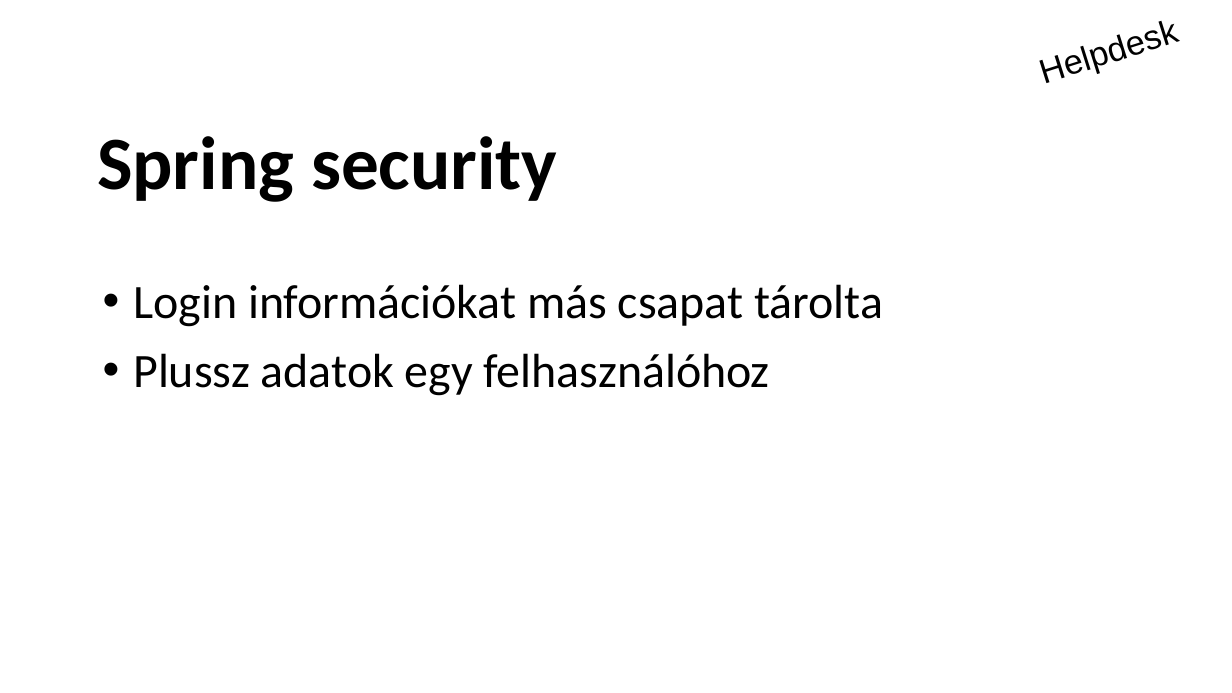
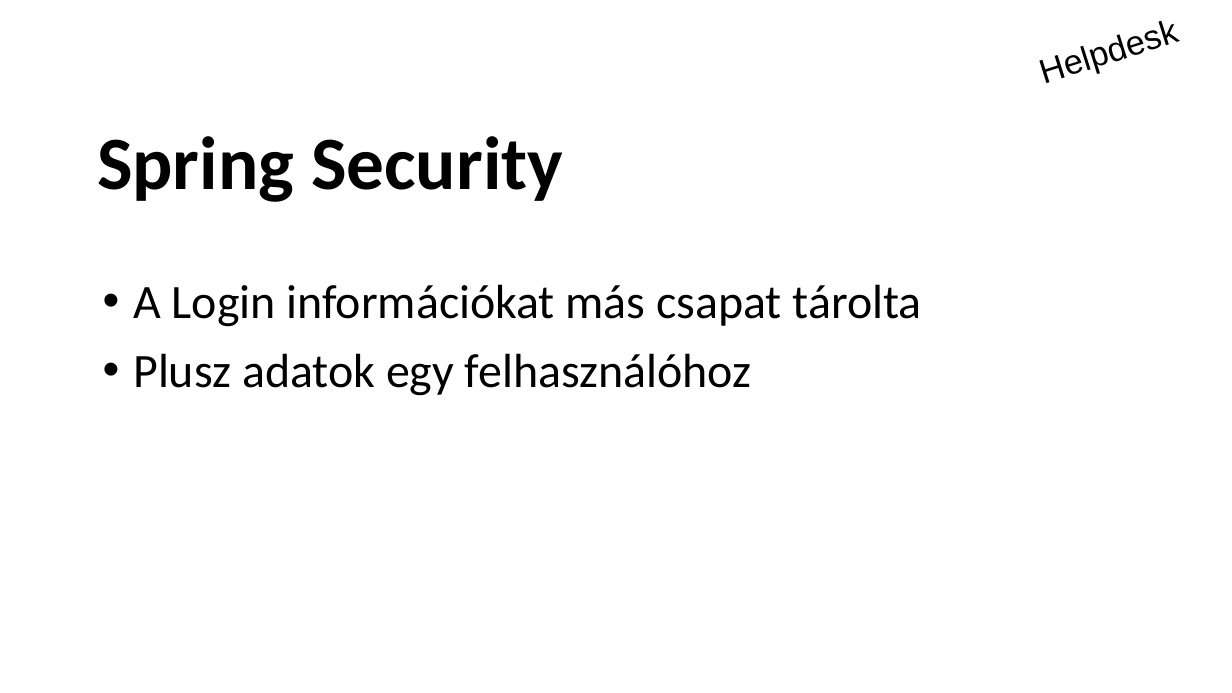
Before and after one commit to schonherz-java-ee-2016-q4/project, a slide deck: slide 6 of presentation/Helpdesk/Tóth László/toth_laszlo.pptx. Drawn at 1232x693 pixels with LibreOffice and Linux fonts; fonts in the diff are those of the drawing; background and template pictures are left out. Boxes give left, top, right and bottom in pixels: in the first picture for what was removed or moved away, otherwise in the second. Text is boxed around its words. In the diff, an @@ line names an element or a change of style, - is before the commit and + after.

```diff
--- a/presentation/Helpdesk/Tóth László/toth_laszlo.pptx
+++ b/presentation/Helpdesk/Tóth László/toth_laszlo.pptx
@@ title at [97,136,563,202]: text changed @@
-Spring security
+Spring Security
@@ text at [133,284,922,396]: text changed @@
-• Login információkat más csapat tárolta
-• Plussz adatok egy felhasználóhoz
+• A Login információkat más csapat tárolta
+• Plusz adatok egy felhasználóhoz
```
Also in this commit, not shown: 6 other slides changed.
